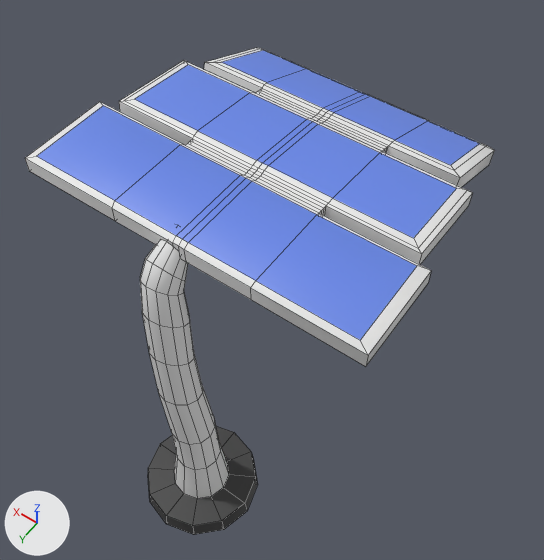
One commit to the FBX model Assets/Staging folder/Lucas_Testing/Models/Base_Plant.fbx: the scene before it, then after it.
One viewpoint serves both versions: a camera (50 mm lens) standing at (-1.07, 0.97, 3.22) and looking at (0.03, -0.57, 0.81). Arrows for +X, +Y and +Z are at lower left; the lights stay in place. Mesh edges are drawn as thin lines. Where no turn or scale is listed for an object, it has been applied to the vertices.

Objects in the first picture: 'Base_Plant'.
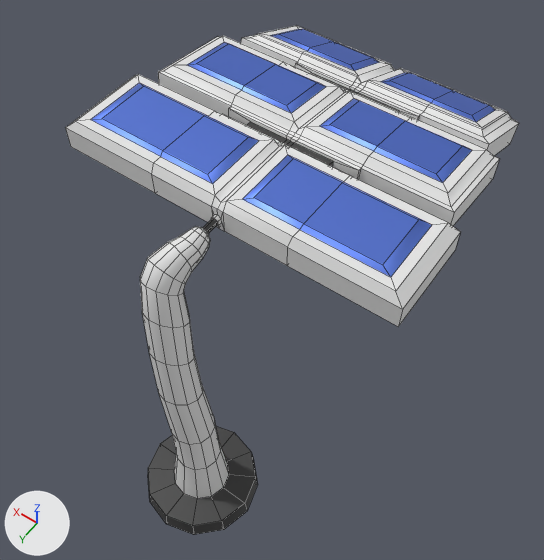
Commit message: Base plant changed
Based plant changed

Pixel boxes [x1, y1, x2, y2] of what changed, in the pictures (544 x 560 px):
```json
{"object": "Base_Plant", "change": "surface changed, reshaped", "before": [25, 48, 495, 535], "after": [65, 25, 519, 535]}
{"part": 1, "of": "me_cylinder_002", "change": "rebuilt", "before": [25, 48, 495, 366], "after": [65, 25, 519, 327]}
{"part": 2, "of": "me_cylinder_002", "change": "built on", "before": [140, 240, 188, 295], "after": [140, 226, 210, 295]}
```

Scene script edits in JSON lines:
```json
{"op": "set", "path": "mat_blue01.metallic", "old": "0.0", "new": "0.901"}
{"block": "me_cylinder_002", "where": "# used by ob_base_plant; location = (0.0, 0.0, 0.0)"}
{"op": "remove", "block": "me_cylinder_002", "code": "me_cylinder_002.from_pydata(...)  # 362 vertices, 350 faces; spans x -0.65..0.65, y -1.17..0.27, z 0.01..1.54"}
{"op": "add", "block": "me_cylinder_002", "code": "me_cylinder_002.from_pydata(...)  # 548 vertices, 534 faces; spans x -0.65..0.65, y -1.4..0.27, z 0.01..1.57"}
{"block": "me_cylinder_002", "change": "me_cylinder_002 part 1: the loose piece of 194 vertices spanning x -0.65..0.65, y -1.17..-0.06, z 1.31..1.54 is rebuilt with 344 vertices and now spans x -0.65..0.65, y -1.4..-0.17, z 1.25..1.57"}
{"block": "me_cylinder_002", "change": "me_cylinder_002 part 2"}
{"block": "me_cylinder_002", "change": "22 vertices are removed from x -0.01..0.1, y -0.19..0.01, z 1.4..1.54"}
{"block": "me_cylinder_002", "change": "31 faces are deleted"}
{"block": "me_cylinder_002", "change": "16 vertices move from x -0.01..0.1, y -0.11..0.01, z 1.39..1.5 to x -0.04..0.1, y -0.18..0.01, z 1.38..1.49"}
{"block": "me_cylinder_002", "change": "58 vertices are added at x -0.04..0.05, y -0.18..0.01, z 1.39..1.52"}
{"block": "me_cylinder_002", "change": "67 new faces join them, mat_metalgrey01 (white #e7e7e7)"}
```
